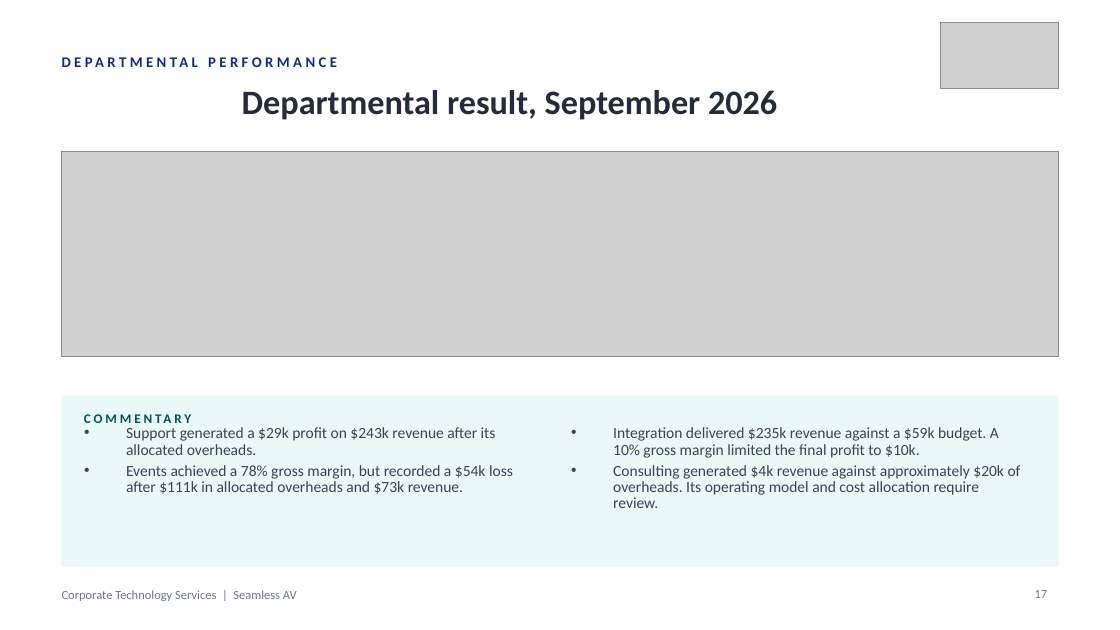
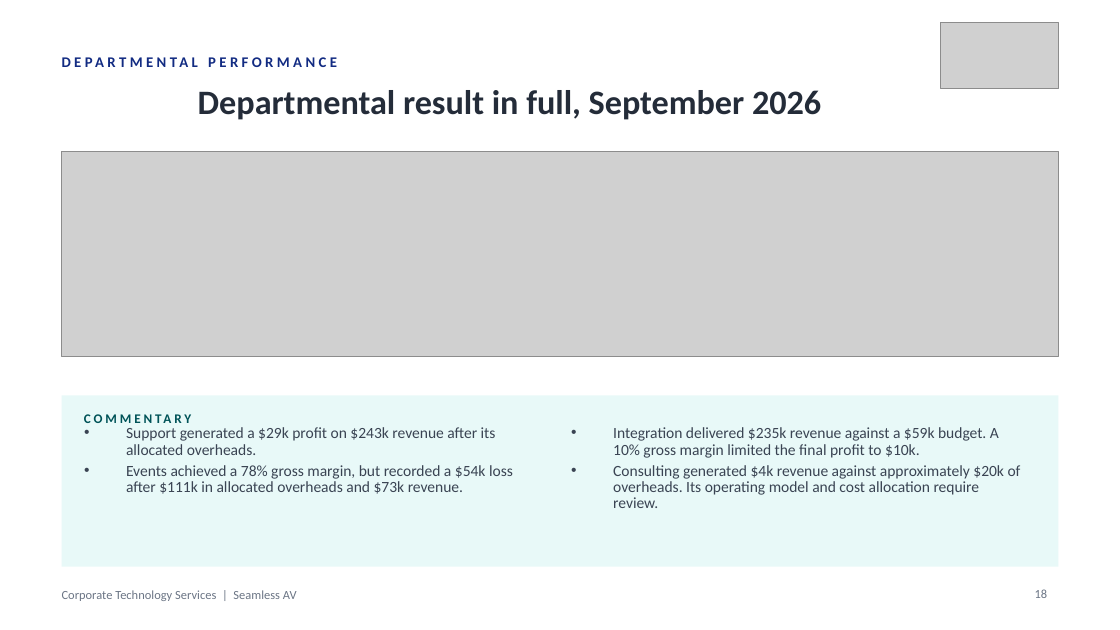
Before and after one commit to WesleyNelson-O33/Claude, a slide deck: slide 18 of deck/CTS Monthly Business Review - 30092026.pptx (slide 17 before the commit). Drawn at 1120x630 pixels with LibreOffice and Linux fonts; fonts in the diff are those of the drawing; grey boxes stand for pictures. Boxes give left, top, right and bottom in pixels: in the first picture for what was removed or moved away, otherwise in the second. Text is boxed around its words. In the diff, an @@ line names an element or a change of style, - is before the commit and + after.

```diff
--- a/deck/CTS Monthly Business Review - 30092026.pptx
+++ b/deck/CTS Monthly Business Review - 30092026.pptx
@@ text at bbox=[198, 90, 821, 120]: text changed @@
-Departmental result, September 2026
+Departmental result in full, September 2026
@@ page number at bbox=[1035, 589, 1048, 598]: text changed @@
-17
+18
```
Also in this commit, not shown: 1 slide added, 9 other files.
